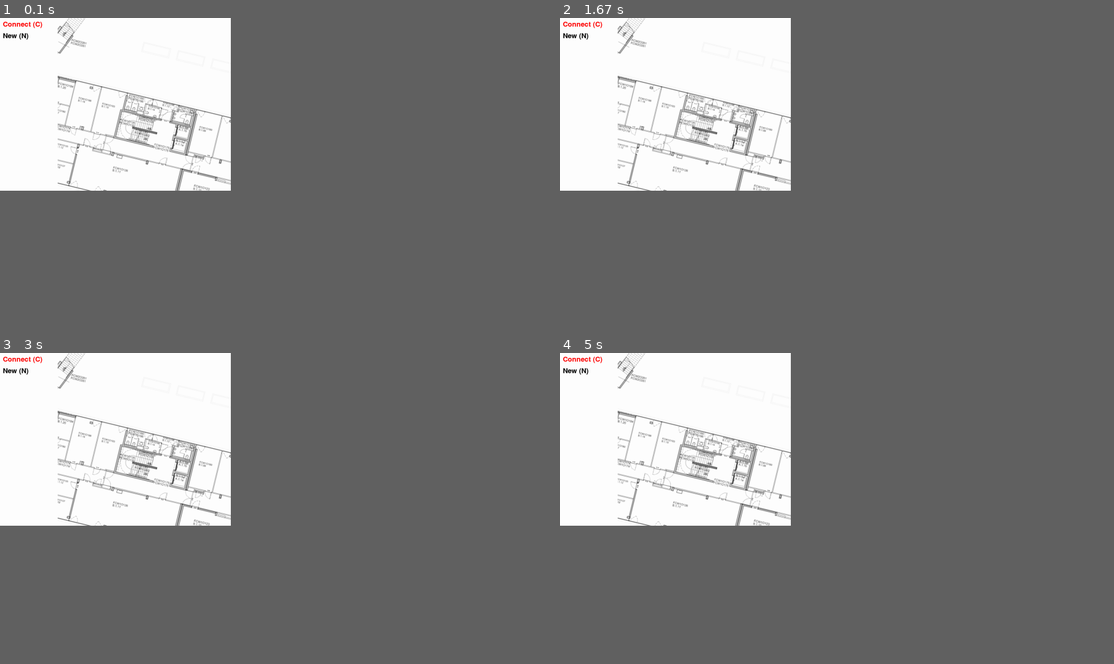
Above: before the commit, frames 1-4 (two rows, left to right).
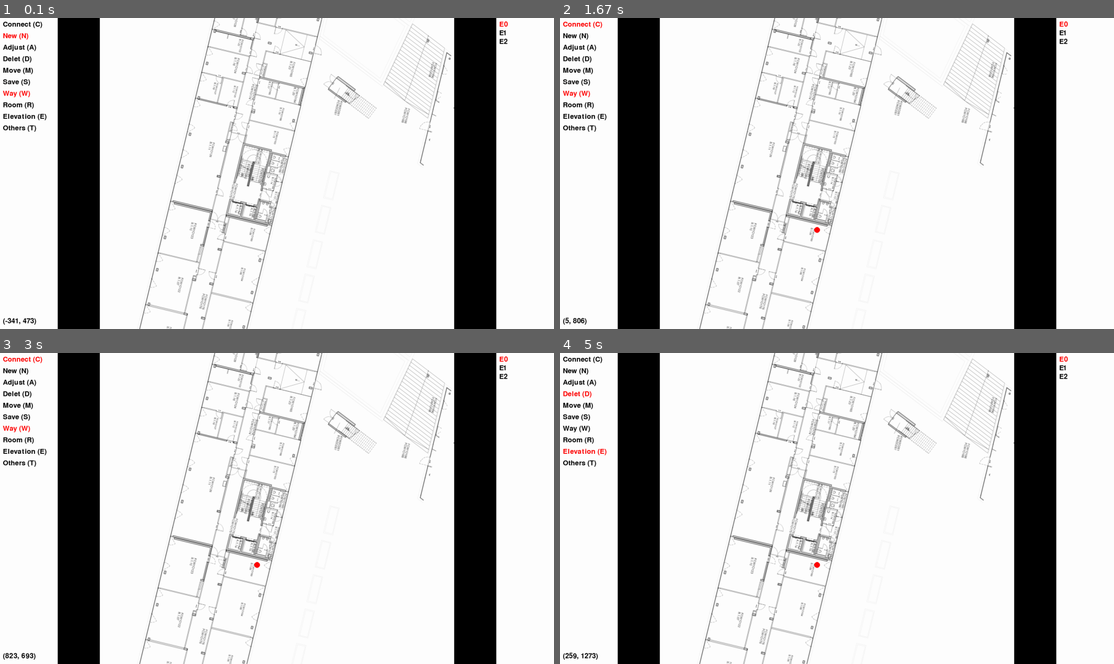
Above: after the commit, the same moments.

Repository: Aaron4732/Campus_Maps
Game: pygame game, started from Editor/main.py
The game is run twice, just before and just after one commit, with the same random seed, the same clock (stepped at 60 frames per second) and the same inputs.
Inputs (mouse positions are in pixels of both pictures, inside the frame that each line leads up to):
- Up to frame 1 (0.1 s): no input
- Up to frame 2 (1.67 s): tap E at 0.33 s; press the mouse at (814, 229) at 0.7 s; move the mouse to (859, 217) at 0.8 s; release the mouse at (897, 201) at 0.93 s; hold D 1-1.47 s; click (820, 157) at 1.08 s; tap T at 1.15 s; hold W from 1.5 s (still down); click (659, 114) at 1.58 s; tap C at 1.65 s
- Up to frame 3 (3 s): release W at 1.8 s; hold D 1.83-2.3 s; click (454, 402) at 1.92 s; tap E at 1.98 s; hold S 2.33-2.63 s; click (454, 421) at 2.42 s; tap T at 2.48 s; hold W from 2.67 s (still down); click (337, 418) at 2.75 s; tap C at 2.82 s
- Up to frame 4 (5 s): release W at 3.03 s; hold D 3.07-3.7 s; click (643, 424) at 3.15 s; tap E at 3.22, 4.78 s; hold S 3.73-4.1 s; click (781, 536) at 3.82 s; tap T at 3.88 s; hold D 4.13-4.6 s; click (931, 427) at 4.22 s; tap C at 4.28 s; hold W 4.63-4.93 s; click (731, 586) at 4.72 s; hold D from 4.97 s (still down)
The window is 375x281 before the commit and 900x506 after it. Grey fills any space a smaller window leaves; there, only what the larger window draws over its background counts as a difference.

The runs differ from the first frame. In frame 1, 23% of the frame differs, in the area x 0-92%, y 0-100%; in frame 2, 22%; in frame 3, 22%; in frame 4, 22%.

Commit message:
Add features

Diff:
--- a/Editor/main.py
+++ b/Editor/main.py
@@ -5,27 +5,57 @@
     pygame.init()
 
     # Fenstergröße
-    width, height = 800, 600
+    width, height = 1920, 1080
     sidebar_width = 200
     screen = pygame.display.set_mode((width, height))
 
-    # Laden des Bildes
-    background_image = pygame.image.load('maps\\05 Stammhaus E1-Bestandsplan B-1.png')
-    background_rect = background_image.get_rect(center=(width // 2 + sidebar_width // 2, height // 2))
+    # Liste der Hintergrundbilder
+    background_images = [
+        ('maps\\05 Stammhaus E0-Bestandsplan B-1.png', "E0"),
+        ('maps\\05 Stammhaus E1-Bestandsplan B-1.png', "E1"),
+        ('maps\\05 Stammhaus E2-Bestandsplan B-1.png', "E2")]  # Pfad zu Ihren Bildern
+    current_image_index = 0
+    background_image = pygame.image.load(background_images[current_image_index][0])
+    background_rect = background_image.get_rect(center=(width // 2, height // 2))
 
     # Skalierungsfaktor, Verschiebung und Modi
     scale = 1.0
     dragging = False
-    mode = "Connect"  # Anfangsmodus
+    mode = "New"  # Anfangsmodus
+    node_type = "Way"
     circles = []  # Liste für Kreispositionen
+    connections = []  # Liste für Verbindungen zwischen Kreisen
+    selected_circle = None  # Aktuell ausgewählter Kreis
+    moving_circle = None  # Zu bewegender Kreis
+
+    menu_active = False
+    menu_options = ['Rot', 'Grün', 'Blau']
+    selected_option = None
 
     font = pygame.font.Font(None, 36)  # Schriftart für Textanzeige
 
     # Liste der Modi und Tasten
     modes = {
         "Connect": "C",
-        "New": "N"
+        "New": "N",
+        "Adjust": "A",
+        "Delet": "D",
+        "Move": "M",
+        "Save": "S",
     }
+
+    node_types = {
+        "Way": "W",
+        "Room": "R",
+        "Elevation": "E",
+        "Others": "T",
+    }
+
+    def get_circle_at_pos(pos):
+        for i, (x, y) in enumerate(circles):
+            if (x - pos[0]) ** 2 + (y - pos[1]) ** 2 <= 100:  # Kreisradius^2
+                return i
+        return None
 
     clock = pygame.time.Clock()
 
@@ -35,41 +65,111 @@
         for event in pygame.event.get():
             if event.type == pygame.QUIT:
                 running = False
-            elif event.type == pygame.MOUSEBUTTONDOWN:
-                if event.button == 3:  # Rechte Maustaste
-                    dragging = True
-                    mouse_x, mouse_y = event.pos
-                    offset_x, offset_y = mouse_x - background_rect.x, mouse_y - background_rect.y
-                elif mode == "New" and event.button == 1:
-                    # Kreis hinzufügen
-                    mouse_x, mouse_y = event.pos
-                    circle_pos = (mouse_x - background_rect.x, mouse_y - background_rect.y)
-                    circles.append(circle_pos)
-            elif event.type == pygame.MOUSEBUTTONUP:
-                if event.button == 3:  # Rechte Maustaste loslassen
-                    dragging = False
-            elif event.type == pygame.MOUSEMOTION and dragging:
-                mouse_x, mouse_y = event.pos
-                background_rect.x = mouse_x - offset_x
-                background_rect.y = mouse_y - offset_y
-            elif event.type == pygame.MOUSEWHEEL:
-                mouse_x, mouse_y = pygame.mouse.get_pos()
-                zoom_change = 1.1 if event.y > 0 else 0.9
-                scale *= zoom_change
-
-                # Zoom relativ zur Mausposition
-                background_rect.width = int(background_image.get_width() * scale)
-                background_rect.height = int(background_image.get_height() * scale)
-                background_rect.x += (mouse_x - background_rect.x) * (1 - zoom_change)
-                background_rect.y += (mouse_y - background_rect.y) * (1 - zoom_change)
-
-                # Aktualisieren der Kreispositionen
-                circles = [(x * zoom_change, y * zoom_change) for x, y in circles]
-            elif event.type == pygame.KEYDOWN:
-                if event.key == pygame.K_c:
-                    mode = "Connect"
-                elif event.key == pygame.K_n:
-                    mode = "New"
+
+            if not menu_active:
+                if event.type == pygame.MOUSEBUTTONDOWN:
+                    if event.button == 3:  # Rechte Maustaste
+                        dragging = True
+                        mouse_x, mouse_y = event.pos
+                        offset_x, offset_y = mouse_x - background_rect.x, mouse_y - background_rect.y
+
+                    elif mode == "Move" and event.button == 1:
+                        # Überprüfen, ob ein Kreis angeklickt wurde und für Bewegung markieren
+                        mouse_x, mouse_y = event.pos
+                        moving_circle = get_circle_at_pos((mouse_x - background_rect.x, mouse_y - background_rect.y))
+
+                    elif mode == "Delet" and event.button == 1:
+                        # Überprüfen, ob ein Kreis angeklickt wurde und löschen
+                        mouse_x, mouse_y = event.pos
+                        clicked_circle = get_circle_at_pos((mouse_x - background_rect.x, mouse_y - background_rect.y))
+                        if clicked_circle is not None:
+                            # Entfernen des Kreises
+                            circles.pop(clicked_circle)
+
+                    elif mode == "Connect" and event.button == 1:
+                        # Überprüfen, ob ein Kreis angeklickt wurde
+                        mouse_x, mouse_y = event.pos
+                        clicked_circle = get_circle_at_pos((mouse_x - background_rect.x, mouse_y - background_rect.y))
+                        if clicked_circle is not None:
+                            if selected_circle is None:
+                                selected_circle = clicked_circle
+                            else:
+                                new_connection = (min(selected_circle, clicked_circle), max(selected_circle, clicked_circle))
+                                if new_connection in connections:
+                                    connections.remove(new_connection)
+                                else:
+                                    connections.append(new_connection)
+                                selected_circle = None
+                        else:
+                            selected_circle = None
+
+                    elif mode == "New" and event.button == 1:
+                        # Kreis hinzufügen
+                        mouse_x, mouse_y = event.pos
+                        circle_pos = (mouse_x - background_rect.x, mouse_y - background_rect.y)
+                        circles.append(circle_pos)
+
+                elif event.type == pygame.MOUSEBUTTONUP:
+                    if event.button == 3:  # Rechte Maustaste loslassen
+                        dragging = False
+
+                    if event.button == 1:  # Linke Maustaste loslassen
+                        moving_circle = None
+                elif event.type == pygame.MOUSEMOTION:
+                    if dragging:
+                        mouse_x, mouse_y = event.pos
+                        background_rect.x = mouse_x - offset_x
+                        background_rect.y = mouse_y - offset_y
+                    elif moving_circle is not None:
+                        # Bewegen des ausgewählten Kreises
+                        mouse_x, mouse_y = event.pos
+                        circles[moving_circle] = (mouse_x - background_rect.x, mouse_y - background_rect.y)
+
+                elif event.type == pygame.MOUSEWHEEL:
+                    mouse_x, mouse_y = pygame.mouse.get_pos()
+                    zoom_change = 1.1 if event.y > 0 else 0.9
+                    scale *= zoom_change
+
+                    # Zoom relativ zur Mausposition
+                    background_rect.width = int(background_image.get_width() * scale)
+                    background_rect.height = int(background_image.get_height() * scale)
+                    background_rect.x += (mouse_x - background_rect.x) * (1 - zoom_change)
+                    background_rect.y += (mouse_y - background_rect.y) * (1 - zoom_change)
+
+                    # Aktualisieren der Kreispositionen
+                    circles = [(x * zoom_change, y * zoom_change) for x, y in circles]
+
+                elif event.type == pygame.KEYDOWN:
+                    if event.key == pygame.K_c:
+                        mode = "Connect"
+                    elif event.key == pygame.K_n:
+                        mode = "New"
+                    elif event.key == pygame.K_d:
+                        mode = "Delet"
+                    elif event.key == pygame.K_m:
+                        mode = "Move"
+                    elif event.key == pygame.K_s:
+                        mode = "Save"
+
+                    elif event.key == pygame.K_w:
+                        node_type = "Way"
+                    elif event.key == pygame.K_r:
+                        node_type = "Room"
+                    elif event.key == pygame.K_e:
+                        node_type = "Elevation"
+                    elif event.key == pygame.K_t:
+                        node_type = "Others"
+
+                    elif event.key == pygame.K_q:
+                        current_image_index = (current_image_index - 1) % len(background_images)
+                        background_image = pygame.image.load(background_images[current_image_index][0])
+                    elif event.key is pygame.K_y:
+                        current_image_index = (current_image_index + 1) % len(background_images)
+                        background_image = pygame.image.load(background_images[current_image_index][0])
+
+        # Mausposition relativ zum Bild
+        mouse_x, mouse_y = pygame.mouse.get_pos()
+        relative_mouse_pos = (mouse_x - background_rect.x, mouse_y - background_rect.y)
 
         # Bild zeichnen
         screen.fill((0, 0, 0))
@@ -77,6 +177,19 @@
         scaled_image = pygame.transform.scale(background_image, (background_rect.width, background_rect.height))
         screen.blit(scaled_image, background_rect)
 
+        # Kreise zeichnen
+        for i, (x, y) in enumerate(circles):
+            color = (0, 0, 255) if i == selected_circle else (255, 0, 0)
+            pygame.draw.circle(screen, color, (background_rect.x + x, background_rect.y + y), 10)
+
+         # Verbindungen zeichnen
+        for start, end in connections:
+            start_pos = (background_rect.x + circles[start][0], background_rect.y + circles[start][1])
+            end_pos = (background_rect.x + circles[end][0], background_rect.y + circles[end][1])
+            pygame.draw.line(screen, (0, 255, 0), start_pos, end_pos, 2)
+
+
+    #Linke Anzeige
         # Seitenleiste zeichnen
         pygame.draw.rect(screen, (255, 255, 255), (0, 0, sidebar_width, height))
 
@@ -88,9 +201,28 @@
             screen.blit(mode_text, (10, y))
             y += 40
 
-        # Kreise zeichnen
-        for x, y in circles:
-            pygame.draw.circle(screen, (255, 0, 0), (background_rect.x + x, background_rect.y + y), 10)
+        for m, key in node_types.items():
+            text_color = (0, 0, 0) if m != node_type else (255, 0, 0)
+            mode_text = font.render(f"{m} ({key})", True, text_color)
+            screen.blit(mode_text, (10, y))
+            y += 40
+
+        # Koordinatenanzeige
+        coords_text = font.render(f"{relative_mouse_pos}", True, (0,0,0))
+        screen.blit(coords_text, (10, height - 40))
+
+    #Rechte Anzeige
+        # Seitenleiste rechts zeichnen
+        pygame.draw.rect(screen, (255, 255, 255), (width - sidebar_width, 0, sidebar_width, height))
+
+        # Liste der Bilder anzeigen
+        y = 10
+        for i, (_, display_name) in enumerate(background_images):
+            text_color = (255, 0, 0) if i == current_image_index else (0, 0, 0)
+            image_text = font.render(display_name, True, text_color)
+            screen.blit(image_text, (width + 10 - sidebar_width, y))
+            y += 30
+
 
         pygame.display.flip()
 
